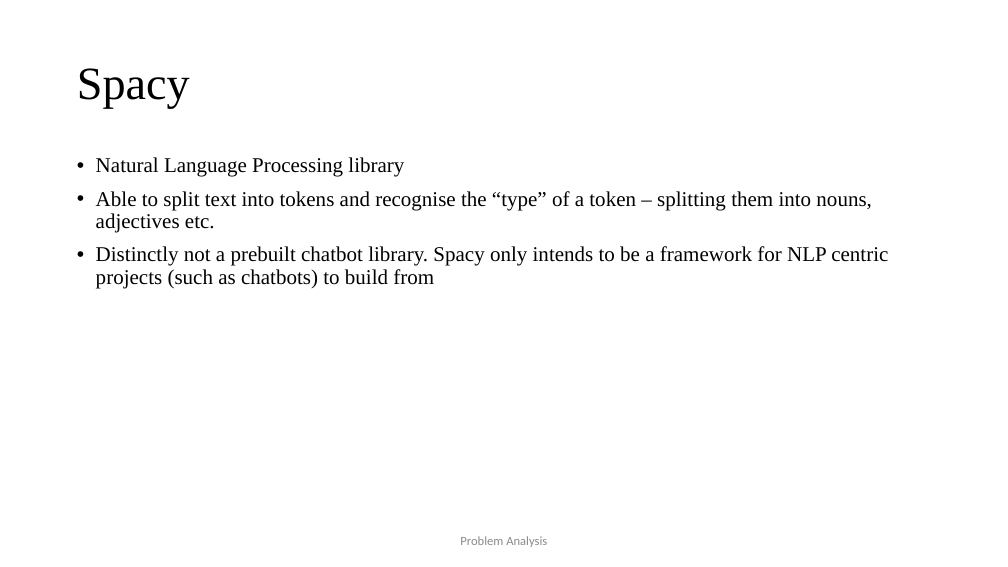
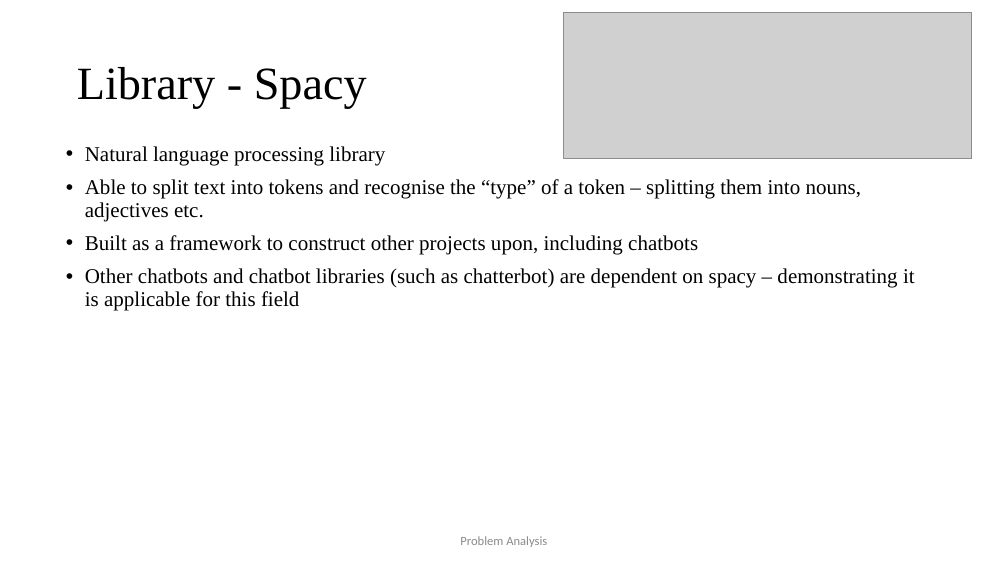
Before and after one commit to JaVonox/AIChatbot, a slide deck: slide 4 of Documentation/100505349.pptx. Drawn at 1008x567 pixels with LibreOffice and Linux fonts; fonts in the diff are those of the drawing; grey boxes stand for pictures. Boxes give left, top, right and bottom in pixels: in the first picture for what was removed or moved away, otherwise in the second. Text is boxed around its words. In the diff, an @@ line names an element or a change of style, - is before the commit and + after.

```diff
--- a/Documentation/100505349.pptx
+++ b/Documentation/100505349.pptx
@@ picture added at [564, 12, 972, 158] @@
@@ title at [77, 67, 367, 109]: text changed @@
-Spacy
+Library - Spacy
@@ text "Natural language processing library": place and size @@
-text "Natural language processing library" at [96, 157, 888, 289]
+text "Natural language processing library" at [85, 146, 915, 311]
@@ text at [85, 146, 385, 166]: text changed @@
-• Natural Language Processing library
+• Natural language processing library
@@ text at [85, 235, 915, 311]: text changed @@
-• Distinctly not a prebuilt chatbot library. Spacy only intends to be a framework for NLP centric projects (such as chatbots) to build from
+• Built as a framework to construct other projects upon, including chatbots
+• Other chatbots and chatbot libraries (such as chatterbot) are dependent on spacy – demonstrating it is applicable for this field
```
Also in this commit, not shown: 5 other slides changed, 1 other file.
